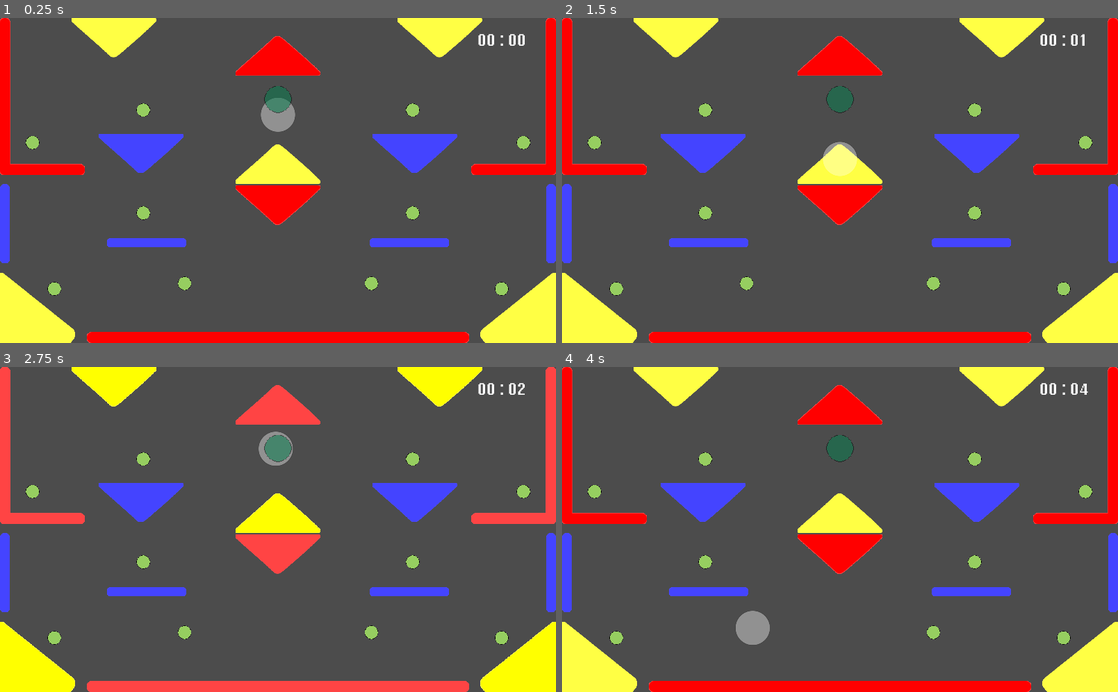
Above: before the commit, frames 1-4 (two rows, left to right).
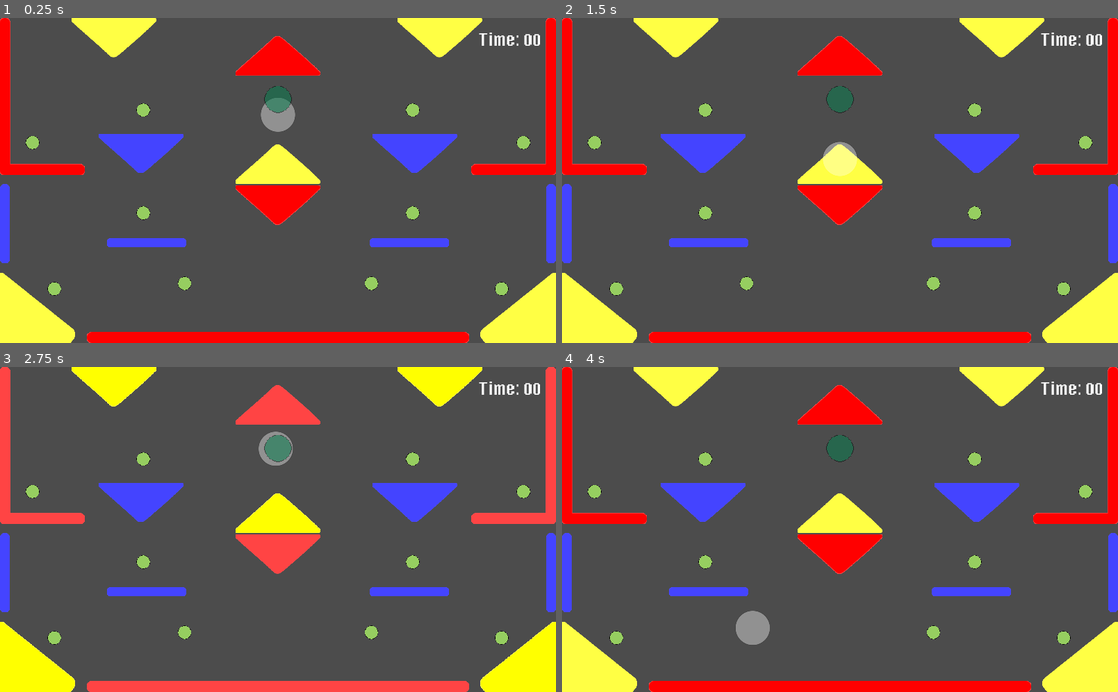
Above: after the commit, the same moments.

Repository: jromano743/final-project-P3
Game: Godot game, scene res://Scenes/Level3.tscn
Same seed, same stepped clock (60 frames per second), same inputs: the game is played once before the commit and once after it. This scene is started directly instead of the project's main scene.
Inputs:
- Up to frame 1 (0.25 s): no input
- Up to frame 2 (1.5 s): hold W (blue_button) 0.53-1.28 s; tap Q (red_button) at 1.35 s
- Up to frame 3 (2.75 s): hold E (yellow_button) from 2.03 s (still down)
- Up to frame 4 (4 s): release E (yellow_button) at 2.78 s; tap W (blue_button) at 2.85 s; hold Q (red_button) from 3.53 s (still down)

The runs differ from the first frame. In frame 1, 0.3% of the frame differs, in the area x 86-98%, y 4-9%; in frame 2, 0.3%; in frame 3, 0.3%; in frame 4, 0.3%.
Error after the commit: Invalid operands 'Nil' and 'float' in operator '+'. (res://Scripts/TimerController.gd:14)

Commit message:
Persistencia del tiempo y vidas entre niveles + Creacion de la sala de pruebas (Nivel 0)

Diff:
--- /dev/null
+++ b/Final_project_P3/Scenes/Level0.tscn
@@ -0,0 +1,171 @@
+[gd_scene load_steps=9 format=2]
+
+[ext_resource path="res://Scenes/Elements/Ball.tscn" type="PackedScene" id=1]
+[ext_resource path="res://Scenes/Elements/LongRectangle.tscn" type="PackedScene" id=2]
+[ext_resource path="res://Scenes/GameManager.tscn" type="PackedScene" id=3]
+[ext_resource path="res://Scenes/Elements/ShorRectStand.tscn" type="PackedScene" id=4]
+[ext_resource path="res://Scenes/Elements/Item.tscn" type="PackedScene" id=6]
+[ext_resource path="res://Scenes/Elements/WinGate.tscn" type="PackedScene" id=7]
+[ext_resource path="res://Scenes/Timer.tscn" type="PackedScene" id=9]
+
+[sub_resource type="RectangleShape2D" id=1]
+extents = Vector2( 621.848, 369.335 )
+
+[node name="Level0" type="Node2D"]
+
+[node name="Ball" parent="." instance=ExtResource( 1 )]
+position = Vector2( 512, 150 )
+
+[node name="WinGate" parent="." instance=ExtResource( 7 )]
+position = Vector2( 512, 150 )
+
+[node name="GameManager" parent="." instance=ExtResource( 3 )]
+
+[node name="Yellow_Wall" type="Node2D" parent="."]
+
+[node name="Floor_L" parent="Yellow_Wall" instance=ExtResource( 4 )]
+position = Vector2( 80, 590 )
+rotation = 1.5708
+
+[node name="Floor_R" parent="Yellow_Wall" instance=ExtResource( 4 )]
+position = Vector2( 944, 590 )
+rotation = 1.5708
+
+[node name="Floor" parent="Yellow_Wall" instance=ExtResource( 2 )]
+position = Vector2( 512, 590 )
+
+[node name="Up_L" parent="Yellow_Wall" instance=ExtResource( 4 )]
+position = Vector2( 80, 10 )
+rotation = 1.5708
+
+[node name="Up_R" parent="Yellow_Wall" instance=ExtResource( 4 )]
+position = Vector2( 944, 10 )
+rotation = 1.5708
+
+[node name="Up" parent="Yellow_Wall" instance=ExtResource( 2 )]
+position = Vector2( 512, 10 )
+
+[node name="Left" parent="Yellow_Wall" instance=ExtResource( 2 )]
+position = Vector2( 0, 300 )
+rotation = 1.5708
+
+[node name="Right" parent="Yellow_Wall" instance=ExtResource( 2 )]
+position = Vector2( 1024, 300 )
+rotation = 1.5708
+
+[node name="Red_Wall" type="Node2D" parent="."]
+
+[node name="Floor_L" parent="Red_Wall" instance=ExtResource( 4 )]
+position = Vector2( 80, 590 )
+rotation = 1.5708
+
+[node name="Floor_R" parent="Red_Wall" instance=ExtResource( 4 )]
+position = Vector2( 944, 590 )
+rotation = 1.5708
+
+[node name="Floor" parent="Red_Wall" instance=ExtResource( 2 )]
+position = Vector2( 512, 590 )
+
+[node name="Up_L" parent="Red_Wall" instance=ExtResource( 4 )]
+position = Vector2( 80, 10 )
+rotation = 1.5708
+
+[node name="Up_R" parent="Red_Wall" instance=ExtResource( 4 )]
+position = Vector2( 944, 10 )
+rotation = 1.5708
+
+[node name="Up" parent="Red_Wall" instance=ExtResource( 2 )]
+position = Vector2( 512, 10 )
+
+[node name="Left" parent="Red_Wall" instance=ExtResource( 2 )]
+position = Vector2( 0, 300 )
+rotation = 1.5708
+
+[node name="Right" parent="Red_Wall" instance=ExtResource( 2 )]
+position = Vector2( 1024, 300 )
+rotation = 1.5708
+
+[node name="Blue_Wall" type="Node2D" parent="."]
+
+[node name="Floor_L" parent="Blue_Wall" instance=ExtResource( 4 )]
+position = Vector2( 80, 590 )
+rotation = 1.5708
+
+[node name="Floor_R" parent="Blue_Wall" instance=ExtResource( 4 )]
+position = Vector2( 944, 590 )
+rotation = 1.5708
+
+[node name="Floor" parent="Blue_Wall" instance=ExtResource( 2 )]
+position = Vector2( 512, 590 )
+
+[node name="Up_L" parent="Blue_Wall" instance=ExtResource( 4 )]
+position = Vector2( 80, 10 )
+rotation = 1.5708
+
+[node name="Up_R" parent="Blue_Wall" instance=ExtResource( 4 )]
+position = Vector2( 944, 10 )
+rotation = 1.5708
+
+[node name="Up" parent="Blue_Wall" instance=ExtResource( 2 )]
+position = Vector2( 512, 10 )
+
+[node name="Left" parent="Blue_Wall" instance=ExtResource( 2 )]
+position = Vector2( 0, 300 )
+rotation = 1.5708
+
+[node name="Right" parent="Blue_Wall" instance=ExtResource( 2 )]
+position = Vector2( 1024, 300 )
+rotation = 1.5708
+
+[node name="GameZone" type="Area2D" parent="."]
+visible = false
+position = Vector2( 512, 310 )
+
+[node name="CollisionShape2D" type="CollisionShape2D" parent="GameZone"]
+position = Vector2( 2.37842, 0 )
+shape = SubResource( 1 )
+
+[node name="Items" type="Node2D" parent="."]
+
+[node name="Item" parent="Items" instance=ExtResource( 6 )]
+position = Vector2( 436, 530 )
+
+[node name="Item2" parent="Items" instance=ExtResource( 6 )]
+position = Vector2( 588, 530 )
+
+[node name="Item3" parent="Items" instance=ExtResource( 6 )]
+position = Vector2( 150, 530 )
+
+[node name="Item4" parent="Items" instance=ExtResource( 6 )]
+position = Vector2( 874, 530 )
+
+[node name="Item5" parent="Items" instance=ExtResource( 6 )]
+position = Vector2( 333, 350 )
+
+[node name="Item6" parent="Items" instance=ExtResource( 6 )]
+position = Vector2( 624, 75 )
+
+[node name="Item7" parent="Items" instance=ExtResource( 6 )]
+position = Vector2( 691, 350 )
+
+[node name="Item8" parent="Items" instance=ExtResource( 6 )]
+position = Vector2( 75, 145 )
+
+[node name="Item9" parent="Items" instance=ExtResource( 6 )]
+position = Vector2( 949, 145 )
+
+[node name="Item10" parent="Items" instance=ExtResource( 6 )]
+position = Vector2( 400, 75 )
+
+[node name="Label" parent="." instance=ExtResource( 9 )]
+anchor_left = 0.5
+anchor_top = 0.5
+anchor_right = 0.5
+anchor_bottom = 0.5
+margin_left = 880.0
+margin_top = 25.0
+margin_right = 996.0
+margin_bottom = 58.0
+[connection signal="body_entered" from="WinGate" to="WinGate" method="_on_WinGate_body_entered"]
+[connection signal="win_game" from="GameManager" to="WinGate" method="_on_GameManager_win_game"]
+[connection signal="body_exited" from="GameZone" to="GameManager" method="_on_GameZone_body_exited"]
--- a/Final_project_P3/Scripts/GameManager.gd
+++ b/Final_project_P3/Scripts/GameManager.gd
@@ -57,33 +57,36 @@
 	red_walls.modulate = Color(255,0,0,1)
 
 	#Load data
-	if(int(current_level[5]) != 1):
-		loadData(current_level)
+	if(int(current_level[5]) > 1):
+		loadData()
+		get_node("/root/"+str(current_level)+"/Label").set_time(current_Time)
 
-func loadData(name_lvl: String) -> bool:
+func loadData() -> bool:
 	var save_data = File.new()
-	if not save_data.file_exists("user://game_save/levels/scene_%s.save" % name_lvl):
-		print("Archivo "+name_lvl+" no encontrado")
+	if not save_data.file_exists("user://game_save/levels/data.save"):
+		print("Archivo de guardado no encontrado")
 		return false#11:15
 
-	save_data.open("user://game_save/levels/scene_%s.save" % name_lvl, File.READ)
+	save_data.open("user://game_save/levels/data.save", File.READ)
 
 	while(save_data.get_position() < save_data.get_len()):
 		var node_data = parse_json(save_data.get_line())
 
-		var time = load(node_data["time"])
-		var lives = load(node_data["lives"])
+		current_Time = node_data["time"]
+		lives = node_data["lives"]
+
+		print(current_Time, lives)
 
 	save_data.close()
 	print(current_level+": JUEGO CARGADO")
 	return true
 
-func saveData(name_lvl: String) -> void:
+func saveData() -> void:
 	var file = File.new()#Almacena la informacion
 	var directory: Directory = Directory.new()#indica donde se guardara la informacion
 
 	directory.make_dir_recursive("user://game_save/levels/")#Creamos la ruta de guardado
-	file.open("user://game_save/levels/scene_%s.save" % name_lvl, File.WRITE)#Abrimos el archivo
+	file.open("user://game_save/levels/data.save", File.WRITE)#Abrimos el archivo
 
 	#var save_nodes = get_tree().get_nodes_in_group("Save") #Nodos que perteneces al grupo Save
 	#var scenes_data = {}   #Diccionario con la info de la escena
@@ -142,7 +145,7 @@
 func _on_Item_item_collected():
 	items = items -1
 	var items_left = "Señal recibida - Items faltantes: " + String(items)
-	print(items_left)
+	#print(items_left)
 	if(items <= 0):
 		emit_signal("win_game")
 
@@ -150,8 +153,10 @@
 func _on_WinGate_end_level():
 	change_level = true
 	if(next_level <= 3):
-		saveData(current_level)
+		current_Time = get_node("/root/"+str(current_level)+"/Label").get_time()
+		saveData()
 		get_tree().change_scene("res://Scenes/Level"+str(next_level)+".tscn")
+		print(current_Time)
 	print("Juego terminado")
 
 func set_Final_Time(time):
--- a/Final_project_P3/Scripts/Item.gd
+++ b/Final_project_P3/Scripts/Item.gd
@@ -5,13 +5,13 @@
 # Called when the node enters the scene tree for the first time.
 func _ready():
 	var current_level = get_tree().get_current_scene().get_name()
-	print("Nivel del item: "+str(current_level))
+	#print("Nivel del item: "+str(current_level))
 	var node_game_manager = get_node("/root/"+str(current_level)+"/GameManager")
 	connect("item_collected", node_game_manager, "_on_Item_item_collected")
 
 
 func _on_Area2D_body_entered(body):
 	if body.get_parent().is_in_group("Player"):
-		print("Señal del item enviada")
+		#print("Señal del item enviada")
 		emit_signal("item_collected")
 		queue_free()
--- a/Final_project_P3/Scripts/TimerController.gd
+++ b/Final_project_P3/Scripts/TimerController.gd
@@ -28,7 +28,8 @@
 func _on_Time_Reset():
 	time = 0
 
+func get_time():
+	return time
 
-func _on_WinGate_end_level():
-	_on_Time_Stop()
-	var node_game_manager = get_node("/root/"+str(current_level)+"/GameManager").set_Final_Time(time)
+func set_time(curren_time):
+	time = curren_time
--- a/Final_project_P3/Scripts/WinGate.gd
+++ b/Final_project_P3/Scripts/WinGate.gd
@@ -22,7 +22,7 @@
 
 func _on_WinGate_body_entered(body):
 	if body.get_parent().is_in_group("Player"):
-		print("El player paso sobre mi")
+		#print("El player paso sobre mi")
 		if(all_items_collected):
-			print("Señal final emitida")
+			print("Señal END LEVEL - Emitida")
 			emit_signal("end_level")
